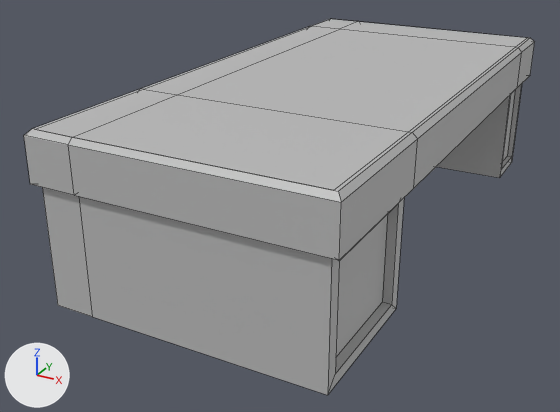
A saved change to the FBX model Assets/_Core/3D/Desk_01/desk01.fbx.
Camera for both pictures: a camera (50 mm lens) standing at (0.81, -1.78, 1.49) and looking at (-0.7, 0.97, 0.11). The axes (+X, +Y, +Z) are drawn at lower left. The lights are the same throughout. Mesh edges are drawn as thin lines. Where no turn or scale is listed for an object, it has been applied to the vertices.

In view in the first picture: 'desk01'.
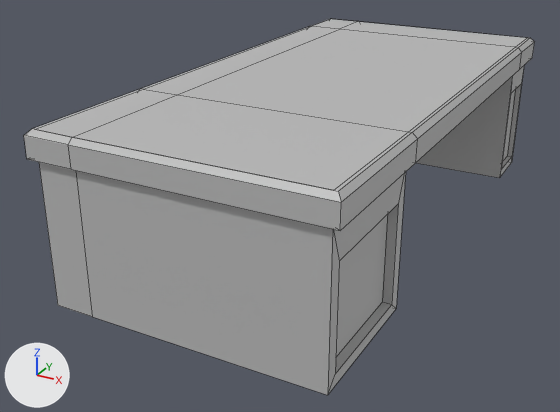
Boxes [x1, y1, x2, y2] around the edits, measured in the pictures (560 x 412 px; the box of a moved part takes in the faces that stretch with it):
part 1 of me_mesh, moved or reshaped: [24, 43, 534, 395] in both

Edits to the bpy script that builds the scene:
```text
Change me_mesh:
    where me_mesh.from_pydata(...)  # 82 vertices, 80 faces; spans x -1.13..0.03, y -0.02..2.34, z 0.0..0.68
    used by ob_desk01; location = (0.0, 0.0, 0.0)
    before: 0 (-1.1, 0.0, 0.48), 1 (0.0, 0.0, 0.48), 6 (-1.1, 2.32, 0.48), 7 (0.0, 2.32, 0.48), 8 (-0.94, 0.0, 0.48)
    before: 9 (-0.94, 2.32, 0.48), 15 (0.0, 0.58, 0.48), 17 (-1.1, 0.58, 0.48), 18 (-1.1, 2.06, 0.48), 20 (0.0, 2.06, 0.48)
    before: 36 (-0.94, -0.02, 0.48) at pixel (74, 195), 37 (0.03, -0.02, 0.48) at pixel (339, 260), 38 (-0.94, 2.34, 0.48), 39 (0.03, 2.34, 0.48) at pixel (530, 75), 40 (0.03, 0.58, 0.48) at pixel (413, 188)
    before: 41 (0.03, 2.06, 0.48) at pixel (517, 87), 42 (-1.13, 2.06, 0.48), 43 (-1.13, 0.58, 0.48), 44 (-1.13, 2.34, 0.48), 45 (-1.13, -0.02, 0.48) at pixel (30, 184)
    me_mesh part 1
    add for i in [0, 1, *range(6, 10), 15, 17, 18, 20, *range(36, 46)]: me_mesh.vertices[i].co += Vector((0.0, 0.0, 0.09))
    me_mesh.vertices[16].co: (-0.94, 0.58, 0.48) -> (-0.94, 0.58, 0.53)
    me_mesh.vertices[19].co: (-0.94, 2.06, 0.48) -> (-0.94, 2.06, 0.53)
```
